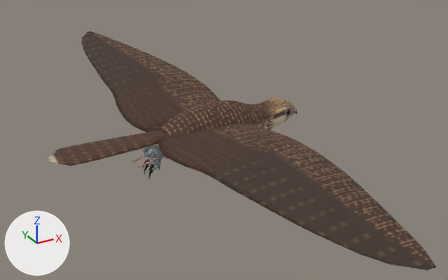
Renders of the glTF model assets_src/birds/saker_flight.glb from each side of a commit.
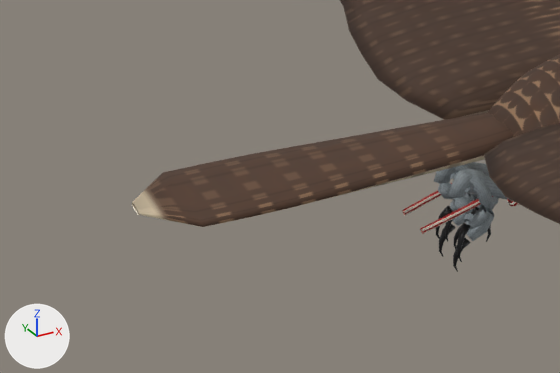
There are two pictures of each version: one whole from a 50 mm lens placed at (-0.404, -0.974, 0.456), pointed at (0.111, -0.038, -0.012), one close up on the part from 2% to 41% of the width and 34% to 76% of the height. The axes (+X, +Y, +Z) are drawn at lower left. The lights are the same throughout. The first two pictures are the older version. Where no turn or scale is listed for an object, it has been applied to the vertices. Vertices at exactly the same position are counted once.

The older version as bpy lines, for what is in view:
```python
me_saker_body = bpy.data.meshes.new('saker_body')
me_saker_body.from_pydata(...)  # 3182 vertices, 6232 faces; spans x -0.205..0.304, y -0.596..0.596, z -0.073..0.065
me_saker_body.materials.append(mat_saker)
me_saker_jesses = bpy.data.meshes.new('saker_jesses')
me_saker_jesses.from_pydata(...)  # 204 vertices, 400 faces; spans x -0.0527..0.011, y -0.022..0.022, z -0.0419..-0.0204
me_saker_jesses.materials.append(mat_saker)
ob_saker_body = bpy.data.objects.new('saker_body', me_saker_body)
ob_saker_body.location = (0.0, 0.0, 0.0)
ob_saker_jesses = bpy.data.objects.new('saker_jesses', me_saker_jesses)
ob_saker_jesses.location = (0.0, 0.0, 0.0)
```
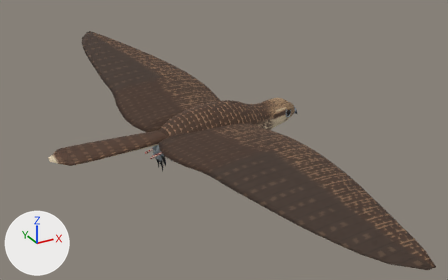
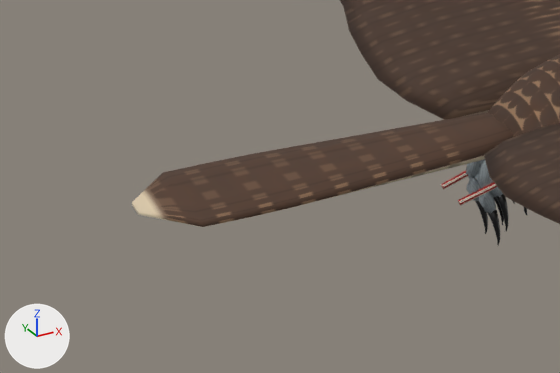
Changed parts and their boxes [x1, y1, x2, y2] in the close-ups (560 x 373 px; the box of a moved part takes in the faces that stretch with it):
```json
{"object": "saker_body", "change": "reshaped", "before": [132, 0, 560, 272], "after": [132, 0, 560, 245]}
{"object": "saker_jesses", "change": "reshaped", "before": [402, 183, 519, 234], "after": [441, 171, 497, 205]}
{"part": 1, "of": "me_saker_body", "change": "moved or reshaped", "before": [451, 162, 489, 179], "on screen": "not visible afterwards"}
{"part": 2, "of": "me_saker_body", "change": "moved or reshaped", "before": [465, 176, 511, 200], "on screen": "not visible afterwards"}
{"part": 3, "of": "me_saker_body", "change": "moved or reshaped", "before": [434, 163, 529, 272], "after": [466, 159, 527, 245]}
{"part": 4, "of": "me_saker_jesses", "change": "moved or reshaped", "before": [402, 183, 452, 215], "after": [441, 171, 468, 189]}
{"part": 5, "of": "me_saker_jesses", "change": "moved or reshaped", "before": [507, 200, 519, 206], "on screen": "not visible afterwards"}
{"part": 6, "of": "me_saker_jesses", "change": "moved or reshaped", "before": [420, 196, 493, 234], "after": [458, 182, 497, 205]}
```

The change, as JSON lines over the scene's bpy script:
```json
{"block": "me_saker_body", "where": "# used by ob_saker_body; location = (0.0, 0.0, 0.0)"}
{"op": "remove", "block": "me_saker_body", "code": "me_saker_body.from_pydata(...)  # 3182 vertices, 6232 faces; spans x -0.205..0.304, y -0.596..0.596, z -0.073..0.065"}
{"op": "add", "block": "me_saker_body", "code": "me_saker_body.from_pydata(...)  # 3182 vertices, 6232 faces; spans x -0.205..0.304, y -0.596..0.596, z -0.069..0.065"}
{"block": "me_saker_body", "change": "me_saker_body part 1: the loose piece of 34 vertices spanning x -0.024..0.037, y 0.005..0.021, z -0.046..-0.012 is multiplied about its middle by the matrix ((0.792, -0.057, 0.313), (0.022, 0.997, 0.011), (-0.119, 0.018, 0.921)), then moved by (0.022, -0.002, 0.013)"}
{"block": "me_saker_body", "change": "me_saker_body part 2: the loose piece of 34 vertices spanning x -0.024..0.037, y -0.021..-0.005, z -0.046..-0.012 is multiplied about its middle by the matrix ((0.792, 0.057, 0.313), (-0.022, 0.997, -0.011), (-0.119, -0.018, 0.921)), then moved by (0.022, 0.002, 0.013)"}
{"block": "me_saker_body", "change": "me_saker_body part 3: 712 of 3182 vertices moved; they spanned x -0.034..0.103, y -0.05..0.05, z -0.073..0.0 and now span x -0.015..0.105, y -0.054..0.054, z -0.063..0.011; mean shift (0.022, 0.0, 0.013); largest move (-0.034, 0.011, -0.023) -> (0.024, 0.009, -0.004)"}
{"block": "me_saker_body", "change": "other edits to the shape of me_saker_body do not show in these pictures"}
{"block": "me_saker_jesses", "where": "# used by ob_saker_jesses; location = (0.0, 0.0, 0.0)"}
{"op": "remove", "block": "me_saker_jesses", "code": "me_saker_jesses.from_pydata(...)  # 204 vertices, 400 faces; spans x -0.0527..0.011, y -0.022..0.022, z -0.0419..-0.0204"}
{"op": "add", "block": "me_saker_jesses", "code": "me_saker_jesses.from_pydata(...)  # 204 vertices, 400 faces; spans x -0.0285..0.0352, y -0.0205..0.0205, z -0.0303..-0.0088"}
{"block": "me_saker_jesses", "change": "me_saker_jesses part 4: the loose piece of 42 vertices spanning x -0.0527..0.0097, y 0.01..0.0166, z -0.0419..-0.0204 is moved by (0.0241, -0.0014, 0.0116)"}
{"block": "me_saker_jesses", "change": "me_saker_jesses part 5: the loose piece of 60 vertices spanning x 0.002..0.011, y -0.022..-0.0039, z -0.0374..-0.0204 is multiplied about its middle by the matrix ((0.968, 0.045, 0.245), (-0.045, 0.999, -0.002), (-0.245, -0.009, 0.969)), then moved by (0.0225, 0.0015, 0.0125)"}
{"block": "me_saker_jesses", "change": "me_saker_jesses part 6: the loose piece of 42 vertices spanning x -0.0527..0.0097, y -0.0166..-0.01, z -0.0419..-0.0204 is moved by (0.0241, 0.0014, 0.0116)"}
{"block": "me_saker_jesses", "change": "other edits to the shape of me_saker_jesses do not show in these pictures"}
```
